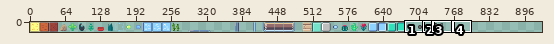
One commit to this sprite sheet: assets/spritesheet.png. The picture above shows the old version from afar; the outline marks the close-up.
Close-up. Before the commit:
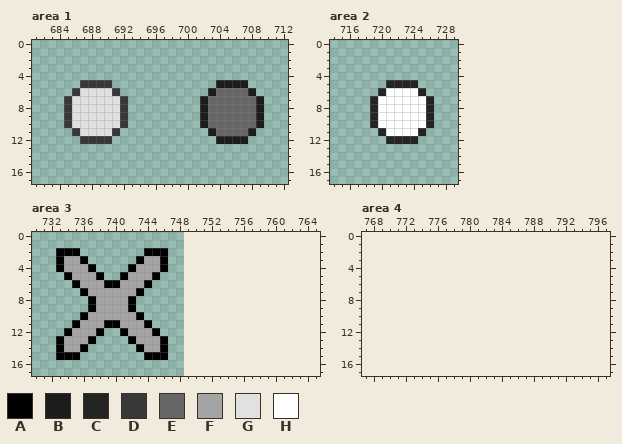
The file is 749x18 pixels. Colours within 5 levels of each other are drawn and written as one. Shown: area 1: x 681..712, y 0..17; area 2: x 714..729, y 0..17; area 3: x 730..765, y 0..17; area 4: x 767..797, y 0..17. The old version is drawn lined up with the new one, on the new canvas. The wide view leaves out empty margins. The commit also changed other parts of the picture, which this record leaves out.
Palette (. is transparent): A #000000  B #1c1c1c  C #242424  D #383838  E #666666  F #a4a4a4  G #e1e1e1  H #ffffff
Pixels before, area 1, first column x 685:
 5 ..DDDD.............BBBB..
 6 .DGGGGD...........BEEEEB.
 7 DGGGGGGD.........BEEEEEEB
 8 DGGGGGGD.........BEEEEEEB
 9 DGGGGGGD.........BEEEEEEB
10 DGGGGGGD.........BEEEEEEB
11 .DGGGGD...........BEEEEB.
12 ..DDDD.............BBBB..
Pixels before, area 2, first column x 719:
 5 ..CCCC..
 6 .CHHHHC.
 7 CHHHHHHC
 8 CHHHHHHC
 9 CHHHHHHC
10 CHHHHHHC
11 .CHHHHC.
12 ..CCCC..
Pixels before, area 3, first column x 733:
 2 AAA........AAA
 3 AFFA......AFFA
 4 AFFFA....AFFFA
 5 .AFFFA..AFFFA.
 6 ..AFFFAAFFFA..
 7 ...AFFFFFFA...
 8 ....AFFFFA....
 9 ....AFFFFA....
10 ...AFFFFFFA...
11 ..AFFFAAFFFA..
12 .AFFFA..AFFFA.
13 AFFFA....AFFFA
14 AFFA......AFFA
15 AAA........AAA
New version:
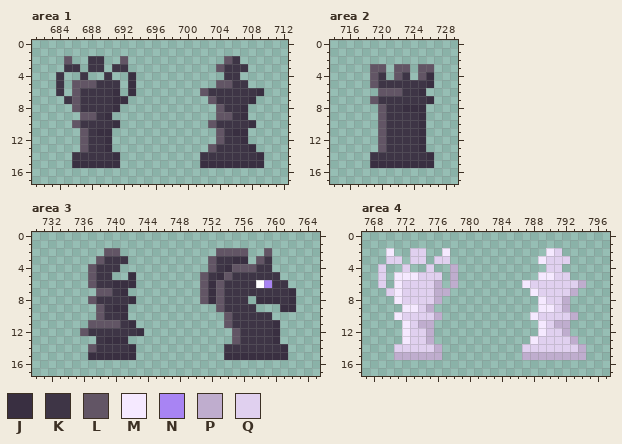
Colours new in this view: J #392f41  K #3e3546  L #625565  M #f5e9ff  N #a884f3  P #bfadce  Q #e0d0ef
Diff:
canvas 749x18 -> 936x18
Changed rows in their new state; - is an unchanged pixel.
Area 1:
first column x 684:
 2 -L--KK--L------------LK---
 3 -KK-KK-KK-----------LKKK--
 4 K--K--K--J-----------KK---
 5 K-LLLKKK-J----------LLKK--
 6 K-LKKKKJ-J--------LKKKKKKJ
 7 -KLKKKKJJ---------.LKKKKJ.
 8 -.LKKKKJ.---------..LKKJ..
 9 -..LLKJ..---------..LLKJ..
10 -.LKKKKJ.---------.LKKKKJ.
11 --.LKJJ.-----------.LKJJ.-
12 ---LKKJ-------------LKKJ--
13 ---LKKJ------------LKKKKJ-
14 --KKKKKJ----------KKKKKKKJ
15 --JJJJJJ----------JJJJJJJJ
Area 2:
first column x 719:
 3 LL-LL-LL
 4 LK-LK-LJ
 5 LKKKKKKJ
 6 -LLLKKJ-
 7 LKKKKKKJ
 8 .LKKJJJ.
 9 .LKKKKJ.
10 .LKKKKJ.
11 -LKKKKJ-
12 -LKKKKJ-
13 -LKKKKJ-
14 KKKKKKKJ
15 JJJJJJJJ
Area 3:
first column x 733:
 2 ...---LL---...------LLLL--L---
 3 ....-LKKK-....-----LKKJJ-LK---
 4 ....LKKK-.....-----LKJLLLKK---
 5 -...LKK-.J...-----LKJLKKKKKK--
 6 --..LKKJJJ..------LJLKKKKHNKK-
 7 ---..LLKJ..-------LJLKKKKKKKKJ
 8 ----LKKKKJ--------LJLKKK-JJJKJ
 9 ----.LKJJ.----------LKKKK---JJ
10 ---..LKKJ..----------LKKKKK---
11 --..LLLLKJ..---------LKKKKKJ--
12 -..LKKKKKKJ..---------LKKKKJ--
13 .....KJJJ.....--------LKKKKJ--
14 ....LKKKKJ....-------KKKKKKKJ-
15 ...-JJJJJJ-...-------JJJJJJJJ-
Area 4:
first column x 769:
 2 -M--QQ--M------------MQ---
 3 -QQ-QQ-QQ-----------MQQQ--
 4 Q--Q--Q--P-----------QQ---
 5 Q-MMMQQQ-P----------MMQQ--
 6 Q-MQQQQP-P--------MQQQQQQP
 7 -QMQQQQPP----------MQQQQP-
 8 --MQQQQP------------MQQP--
 9 ---MMQP-------------MMQP--
10 --MQQQQP-----------MQQQQP-
11 ---MQPP-------------MQPP--
12 ---MQQP-------------MQQP--
13 ---MQQP------------MQQQQP-
14 --QQQQQP----------QQQQQQQP
15 --PPPPPP----------PPPPPPPP
